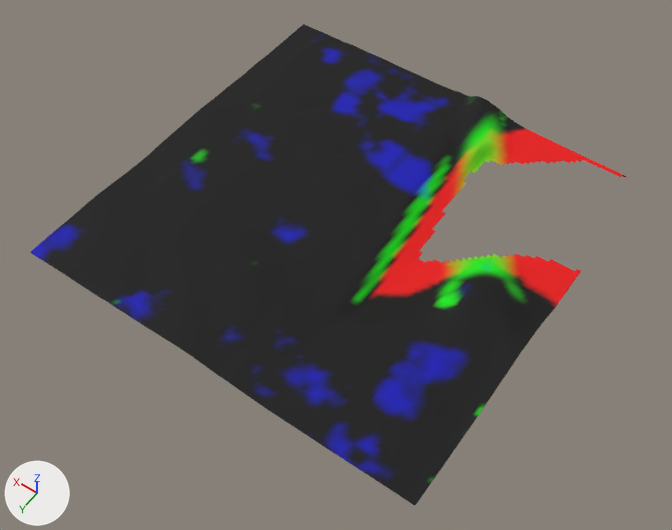
What one commit did to the glTF model dushanbe_city/assets/terrain/coast_-400_-800_400.glb.
Both versions are drawn from a 50 mm lens placed at (-516.0, 1062.0, 647.0), pointed at (-211.0, 635.0, -23.0). Every picture has the same lights, and +X, +Y and +Z are marked at lower left. The picture after the commit comes second. Vertices at exactly the same position are counted once.

The first picture shows 'terrain'.
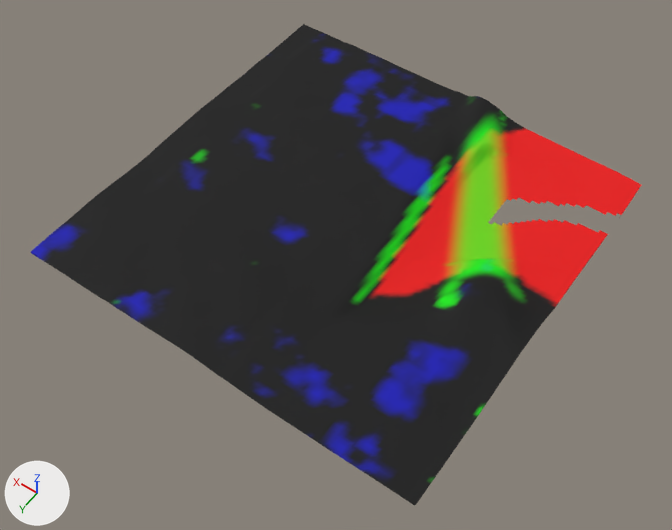
Boxes (x1, y1, x2, y2) around the edits, measured in the pictures (672 x 530 px):
```json
{"object": "terrain", "change": "reshaped", "before": [31, 24, 626, 505], "after": [31, 24, 641, 505]}
{"part": 1, "of": "me_terrain", "change": "added", "after": [418, 162, 641, 271], "on screen": "red"}
```

Scene script edits in JSON lines:
```json
{"block": "me_terrain", "where": "# used by ob_terrain; location = (-200.0, 600.0, 0.0)"}
{"op": "remove", "block": "me_terrain", "code": "me_terrain.from_pydata(...)  # 9446 vertices, 18390 faces; spans x -200.0..200.0, y -200.0..200.0, z -4.0..18.0"}
{"op": "add", "block": "me_terrain", "code": "me_terrain.from_pydata(...)  # 10467 vertices, 20454 faces; spans x -200.0..200.0, y -200.0..200.0, z -8.0..18.0"}
{"block": "me_terrain", "change": "me_terrain part 1: 1021 vertices added at x -200.0..-64.0, y -200.0..-4.0, z -8.0..-2.0"}
```
